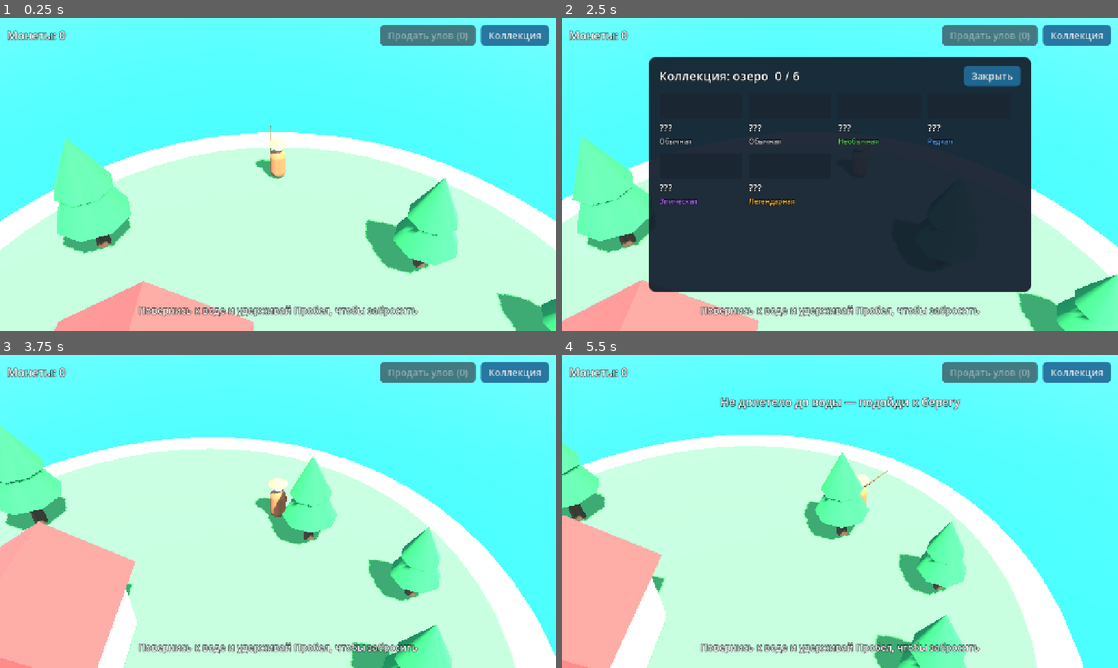
Above: before the commit, frames 1-4 (two rows, left to right).
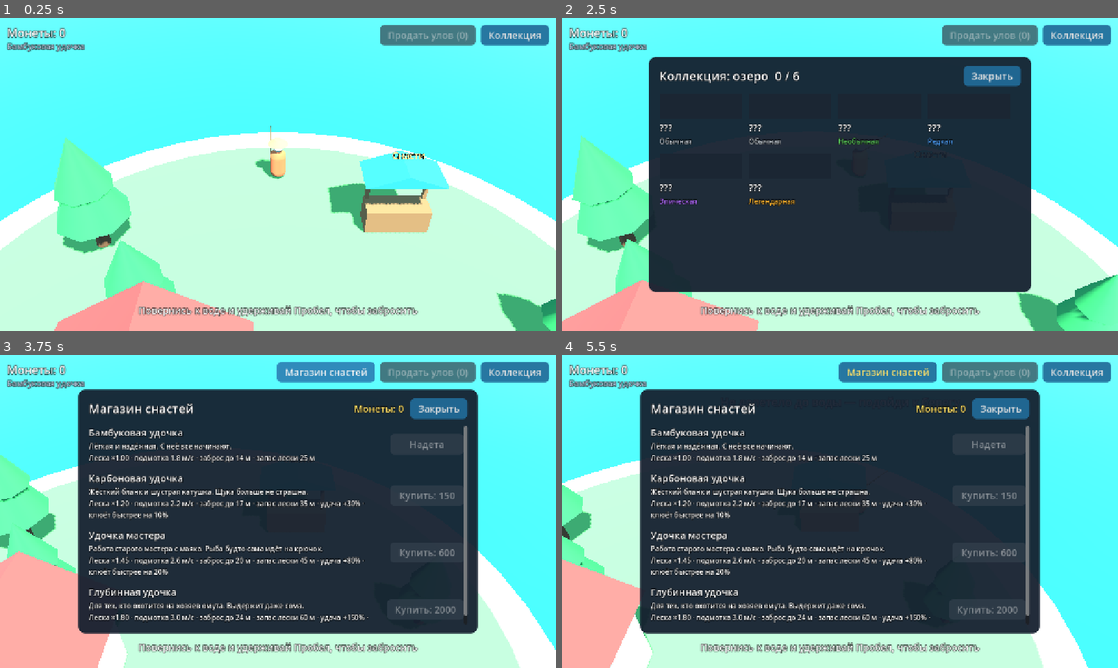
Above: after the commit, the same moments.

Repository: s-cryptor/fishing
Game: Godot game, scene res://scenes/main.tscn
The game is run twice, just before and just after one commit, with the same random seed, the same clock (stepped at 60 frames per second) and the same inputs.
Inputs (mouse positions are in pixels of both pictures, inside the frame that each line leads up to):
- Up to frame 1 (0.25 s): no input
- Up to frame 2 (2.5 s): click "Коллекция" at 0.5 s; click "Закрыть" at 1.25 s; tap Enter at 2 s; move the mouse to (962, 158) at 2.02 s; hold D (move_right) from 2.03 s (still down); hold C (toggle_collection) from 2.03 s (still down); click (962, 158) at 2.17 s; tap E (interact, bound only after the commit) at 2.3 s
- Up to frame 3 (3.75 s): move the mouse to (166, 527) at 2.77 s; release D (move_right) at 2.78 s; release C (toggle_collection) at 2.78 s; hold S (move_back) 2.78-3.5 s; tap E (interact, bound only after the commit) at 2.85 s; tap C (toggle_collection) at 3.05 s; click (328, 370) at 3.5 s, where only the run after the commit has a clickable "Магазин снастей"
- Up to frame 4 (5.5 s): click (1001, 408) at 4.25 s, where only the run after the commit has a clickable "Закрыть"; tap Space (fish_action) at 5 s; move the mouse to (895, 442) at 5.02 s; hold D (move_right) from 5.03 s (still down); hold Space (fish_action) from 5.03 s (still down); tap E (interact, bound only after the commit) at 5.3 s

The runs differ from the first frame. In frame 1, 7.9% of the frame differs, in the area x 1-99%, y 3-90%; in frame 2, 1.4%; in frame 3, 64%; in frame 4, 64%, in the area x 0-99%, y 2-100%.

Commit message:
Магазин снастей: 4 удочки, прилавок на острове, покупка и экипировка
- GearStats: id, цена, описание; GearCatalog со списком удочек
- GameState хранит купленные и надетую удочку, сохранения v2 с миграцией
- Прилавок с триггером: рядом с ним в HUD появляется кнопка магазина (и клавиша E)
- Отладка: --money, --teleport, --action

Co-Authored-By: Claude Opus 5.5 <noreply@anthropic.com>

Diff:
--- /dev/null
+++ b/data/gear/abyss_rod.tres
@@ -0,0 +1,16 @@
+[gd_resource type="Resource" script_class="GearStats" format=3]
+
+[ext_resource type="Script" path="res://scripts/data/gear_stats.gd" id="1_gear"]
+
+[resource]
+script = ExtResource("1_gear")
+id = &"abyss"
+display_name = "Глубинная удочка"
+description = "Для тех, кто охотится на хозяев омута. Выдержит даже сома."
+price = 2000
+line_strength = 1.8
+reel_speed = 3.0
+max_cast_m = 24.0
+max_line_m = 60.0
+bite_time_mult = 0.7
+luck = 1.5
--- a/data/gear/starter_rod.tres
+++ b/data/gear/bamboo_rod.tres
@@ -4,4 +4,13 @@
 
 [resource]
 script = ExtResource("1_gear")
+id = &"bamboo"
 display_name = "Бамбуковая удочка"
+description = "Лёгкая и надёжная. С неё все начинают."
+price = 0
+line_strength = 1.0
+reel_speed = 1.8
+max_cast_m = 14.0
+max_line_m = 25.0
+bite_time_mult = 1.0
+luck = 0.0
--- /dev/null
+++ b/data/gear/carbon_rod.tres
@@ -0,0 +1,16 @@
+[gd_resource type="Resource" script_class="GearStats" format=3]
+
+[ext_resource type="Script" path="res://scripts/data/gear_stats.gd" id="1_gear"]
+
+[resource]
+script = ExtResource("1_gear")
+id = &"carbon"
+display_name = "Карбоновая удочка"
+description = "Жёсткий бланк и шустрая катушка. Щука больше не страшна."
+price = 150
+line_strength = 1.2
+reel_speed = 2.2
+max_cast_m = 17.0
+max_line_m = 35.0
+bite_time_mult = 0.9
+luck = 0.3
--- /dev/null
+++ b/data/gear/master_rod.tres
@@ -0,0 +1,16 @@
+[gd_resource type="Resource" script_class="GearStats" format=3]
+
+[ext_resource type="Script" path="res://scripts/data/gear_stats.gd" id="1_gear"]
+
+[resource]
+script = ExtResource("1_gear")
+id = &"master"
+display_name = "Удочка мастера"
+description = "Работа старого мастера с маяка. Рыба будто сама идёт на крючок."
+price = 600
+line_strength = 1.45
+reel_speed = 2.6
+max_cast_m = 20.0
+max_line_m = 45.0
+bite_time_mult = 0.8
+luck = 0.8
--- /dev/null
+++ b/data/gear_catalog.tres
@@ -0,0 +1,12 @@
+[gd_resource type="Resource" script_class="GearCatalog" format=3]
+
+[ext_resource type="Script" path="res://scripts/data/gear_catalog.gd" id="1_cat"]
+[ext_resource type="Script" path="res://scripts/data/gear_stats.gd" id="1_gear"]
+[ext_resource type="Resource" path="res://data/gear/bamboo_rod.tres" id="2_bamboo"]
+[ext_resource type="Resource" path="res://data/gear/carbon_rod.tres" id="3_carbon"]
+[ext_resource type="Resource" path="res://data/gear/master_rod.tres" id="4_master"]
+[ext_resource type="Resource" path="res://data/gear/abyss_rod.tres" id="5_abyss"]
+
+[resource]
+script = ExtResource("1_cat")
+rods = Array[ExtResource("1_gear")]([ExtResource("2_bamboo"), ExtResource("3_carbon"), ExtResource("4_master"), ExtResource("5_abyss")])
--- a/project.godot
+++ b/project.godot
@@ -45,6 +45,10 @@
 "deadzone": 0.2,
 "events": [Object(InputEventKey,"device":-1,"physical_keycode":32), Object(InputEventJoypadButton,"device":-1,"button_index":0)]
 }
+interact={
+"deadzone": 0.2,
+"events": [Object(InputEventKey,"device":-1,"physical_keycode":69), Object(InputEventJoypadButton,"device":-1,"button_index":2)]
+}
 toggle_collection={
 "deadzone": 0.2,
 "events": [Object(InputEventKey,"device":-1,"physical_keycode":67)]
--- a/scenes/main.tscn
+++ b/scenes/main.tscn
@@ -8,6 +8,7 @@
 [ext_resource type="Script" path="res://scripts/fishing/fishing_line.gd" id="6_line"]
 [ext_resource type="PackedScene" path="res://scenes/ui/hud.tscn" id="7_hud"]
 [ext_resource type="Script" path="res://scripts/fishing/fishing_controller.gd" id="8_controller"]
+[ext_resource type="PackedScene" path="res://scenes/shop_stall.tscn" id="9_stall"]
 
 [sub_resource type="ProceduralSkyMaterial" id="sky_mat"]
 sky_top_color = Color(0.32, 0.58, 0.88, 1)
@@ -156,10 +157,14 @@
 transform = Transform3D(1, 0, 0, 0, 1, 0, 0, 0, 1, 0, 1.3, 0)
 shape = SubResource("house_shape")
 
+[node name="ShopStall" parent="." node_paths=PackedStringArray("hud") instance=ExtResource("9_stall")]
+transform = Transform3D(1, 0, 0, 0, 1, 0, 0, 0, 1, 4.5, 0.5, -6)
+hud = NodePath("../Hud")
+
 [node name="Trees" type="Node3D" parent="."]
 
 [node name="Tree1" parent="Trees" instance=ExtResource("3_tree")]
-transform = Transform3D(1, 0, 0, 0, 1, 0, 0, 0, 1, 5, 0.5, -4)
+transform = Transform3D(1, 0, 0, 0, 1, 0, 0, 0, 1, -4, 0.5, -1.5)
 
 [node name="Tree2" parent="Trees" instance=ExtResource("3_tree")]
 transform = Transform3D(1.2, 0, 0, 0, 1.2, 0, 0, 0, 1.2, -6.5, 0.5, -5)
--- /dev/null
+++ b/scenes/shop_stall.tscn
@@ -0,0 +1,63 @@
+[gd_scene format=3]
+
+[ext_resource type="Script" path="res://scripts/world/shop_stall.gd" id="1_stall"]
+
+[sub_resource type="SphereShape3D" id="trigger"]
+radius = 2.6
+
+[sub_resource type="StandardMaterial3D" id="wood_mat"]
+albedo_color = Color(0.62, 0.42, 0.25, 1)
+
+[sub_resource type="BoxMesh" id="counter_mesh"]
+material = SubResource("wood_mat")
+size = Vector3(2.4, 1, 1)
+
+[sub_resource type="BoxMesh" id="post_mesh"]
+material = SubResource("wood_mat")
+size = Vector3(0.15, 2.4, 0.15)
+
+[sub_resource type="StandardMaterial3D" id="awning_mat"]
+albedo_color = Color(0.2, 0.55, 0.75, 1)
+
+[sub_resource type="PrismMesh" id="awning_mesh"]
+material = SubResource("awning_mat")
+size = Vector3(2.9, 0.5, 1.6)
+
+[sub_resource type="BoxShape3D" id="counter_shape"]
+size = Vector3(2.4, 1, 1)
+
+[node name="ShopStall" type="Area3D"]
+script = ExtResource("1_stall")
+
+[node name="Trigger" type="CollisionShape3D" parent="."]
+shape = SubResource("trigger")
+
+[node name="Body" type="StaticBody3D" parent="."]
+
+[node name="Counter" type="MeshInstance3D" parent="Body"]
+transform = Transform3D(1, 0, 0, 0, 1, 0, 0, 0, 1, 0, 0.5, 0)
+mesh = SubResource("counter_mesh")
+
+[node name="PostLeft" type="MeshInstance3D" parent="Body"]
+transform = Transform3D(1, 0, 0, 0, 1, 0, 0, 0, 1, -1.1, 1.2, -0.4)
+mesh = SubResource("post_mesh")
+
+[node name="PostRight" type="MeshInstance3D" parent="Body"]
+transform = Transform3D(1, 0, 0, 0, 1, 0, 0, 0, 1, 1.1, 1.2, -0.4)
+mesh = SubResource("post_mesh")
+
+[node name="Awning" type="MeshInstance3D" parent="Body"]
+transform = Transform3D(1, 0, 0, 0, 1, 0, 0, 0, 1, 0, 2.6, -0.1)
+mesh = SubResource("awning_mesh")
+
+[node name="CollisionShape3D" type="CollisionShape3D" parent="Body"]
+transform = Transform3D(1, 0, 0, 0, 1, 0, 0, 0, 1, 0, 0.5, 0)
+shape = SubResource("counter_shape")
+
+[node name="Sign" type="Label3D" parent="."]
+transform = Transform3D(1, 0, 0, 0, 1, 0, 0, 0, 1, 0, 3.3, 0)
+billboard = 1
+modulate = Color(1, 0.9, 0.5, 1)
+text = "Снасти"
+font_size = 64
+outline_size = 12
--- a/scenes/ui/hud.tscn
+++ b/scenes/ui/hud.tscn
@@ -6,6 +6,7 @@
 [ext_resource type="Script" path="res://scripts/ui/action_button.gd" id="5_action"]
 [ext_resource type="Script" path="res://scripts/ui/catch_popup.gd" id="6_popup"]
 [ext_resource type="Script" path="res://scripts/ui/collection_panel.gd" id="7_collection"]
+[ext_resource type="Script" path="res://scripts/ui/shop_panel.gd" id="8_shop"]
 
 [node name="Hud" type="CanvasLayer"]
 script = ExtResource("1_hud")
@@ -30,26 +31,46 @@
 mouse_filter = 2
 theme_override_constants/separation = 12
 
-[node name="MoneyLabel" type="Label" parent="Root/TopBar"]
+[node name="Wallet" type="VBoxContainer" parent="Root/TopBar"]
+layout_mode = 2
+theme_override_constants/separation = 0
+
+[node name="MoneyLabel" type="Label" parent="Root/TopBar/Wallet"]
 unique_name_in_owner = true
 layout_mode = 2
 theme_override_font_sizes/font_size = 26
 text = "Монеты: 0"
 
+[node name="GearLabel" type="Label" parent="Root/TopBar/Wallet"]
+unique_name_in_owner = true
+layout_mode = 2
+theme_override_colors/font_color = Color(0.85, 0.9, 1, 0.85)
+theme_override_font_sizes/font_size = 18
+
 [node name="Spacer" type="Control" parent="Root/TopBar"]
 layout_mode = 2
 size_flags_horizontal = 3
 mouse_filter = 2
 
+[node name="ShopButton" type="Button" parent="Root/TopBar"]
+unique_name_in_owner = true
+layout_mode = 2
+size_flags_vertical = 0
+focus_mode = 0
+theme_override_colors/font_color = Color(1, 0.88, 0.4, 1)
+text = "Магазин снастей"
+
 [node name="SellButton" type="Button" parent="Root/TopBar"]
 unique_name_in_owner = true
 layout_mode = 2
+size_flags_vertical = 0
 focus_mode = 0
 text = "Продать улов (0)"
 
 [node name="CollectionButton" type="Button" parent="Root/TopBar"]
 unique_name_in_owner = true
 layout_mode = 2
+size_flags_vertical = 0
 focus_mode = 0
 text = "Коллекция"
 
@@ -271,3 +292,54 @@
 theme_override_constants/h_separation = 16
 theme_override_constants/v_separation = 16
 columns = 4
+
+[node name="ShopPanel" type="PanelContainer" parent="Root"]
+unique_name_in_owner = true
+layout_mode = 1
+anchor_left = 0.5
+anchor_top = 0.5
+anchor_right = 0.5
+anchor_bottom = 0.5
+offset_left = -460.0
+offset_top = -280.0
+offset_right = 460.0
+offset_bottom = 280.0
+grow_horizontal = 2
+grow_vertical = 2
+script = ExtResource("8_shop")
+
+[node name="VBox" type="VBoxContainer" parent="Root/ShopPanel"]
+layout_mode = 2
+theme_override_constants/separation = 16
+
+[node name="Header" type="HBoxContainer" parent="Root/ShopPanel/VBox"]
+layout_mode = 2
+theme_override_constants/separation = 16
+
+[node name="Title" type="Label" parent="Root/ShopPanel/VBox/Header"]
+layout_mode = 2
+size_flags_horizontal = 3
+theme_override_font_sizes/font_size = 28
+text = "Магазин снастей"
+
+[node name="ShopMoney" type="Label" parent="Root/ShopPanel/VBox/Header"]
+unique_name_in_owner = true
+layout_mode = 2
+theme_override_colors/font_color = Color(1, 0.88, 0.4, 1)
+
+[node name="ShopCloseButton" type="Button" parent="Root/ShopPanel/VBox/Header"]
+unique_name_in_owner = true
+layout_mode = 2
+focus_mode = 0
+text = "Закрыть"
+
+[node name="Scroll" type="ScrollContainer" parent="Root/ShopPanel/VBox"]
+layout_mode = 2
+size_flags_vertical = 3
+horizontal_scroll_mode = 0
+
+[node name="ShopList" type="VBoxContainer" parent="Root/ShopPanel/VBox/Scroll"]
+unique_name_in_owner = true
+layout_mode = 2
+size_flags_horizontal = 3
+theme_override_constants/separation = 20
--- a/scripts/core/game_state.gd
+++ b/scripts/core/game_state.gd
@@ -5,17 +5,24 @@
 
 signal money_changed(money: int)
 signal inventory_changed
+signal gear_changed
 
 const CATALOG: FishCatalog = preload("res://data/fish_catalog.tres")
-const STARTER_GEAR: GearStats = preload("res://data/gear/starter_rod.tres")
+const GEAR_CATALOG: GearCatalog = preload("res://data/gear_catalog.tres")
 
 var catalog: FishCatalog = CATALOG
-var gear: GearStats = STARTER_GEAR
+var gear_catalog: GearCatalog = GEAR_CATALOG
+## Надетая удочка.
+var gear: GearStats:
+	get:
+		return gear_catalog.get_rod(StringName(equipped_gear_id))
 var money := 0
 ## Пойманная, но ещё не проданная рыба: [{fish_id, weight_kg}].
 var inventory: Array[Dictionary] = []
 ## fish_id -> {count, best_kg}
 var collection: Dictionary = {}
+var owned_gear: Array[String] = []
+var equipped_gear_id := ""
 
 var _store := SaveStore.new(DebugTools.save_path if DebugTools.save_path else "user://save.json")
 
@@ -57,8 +64,38 @@
 	return total
 
 
+func owns_gear(id: StringName) -> bool:
+	return String(id) in owned_gear
+
+
+func buy_gear(rod: GearStats) -> bool:
+	if owns_gear(rod.id) or money < rod.price:
+		return false
+	money -= rod.price
+	owned_gear.append(String(rod.id))
+	equipped_gear_id = String(rod.id)
+	_save()
+	money_changed.emit(money)
+	gear_changed.emit()
+	return true
+
+
+func equip_gear(rod: GearStats) -> void:
+	if not owns_gear(rod.id) or equipped_gear_id == String(rod.id):
+		return
+	equipped_gear_id = String(rod.id)
+	_save()
+	gear_changed.emit()
+
+
 func _save() -> void:
-	_store.save_data({"money": money, "inventory": inventory, "collection": collection})
+	_store.save_data({
+		"money": money,
+		"inventory": inventory,
+		"collection": collection,
+		"owned_gear": owned_gear,
+		"equipped_gear": equipped_gear_id,
+	})
 
 
 func _load() -> void:
@@ -66,3 +103,9 @@
 	money = int(data.get("money", 0))
 	inventory.assign(data.get("inventory", []))
 	collection = data.get("collection", {})
+	# В сохранениях v1 снастей не было — выдаём стартовую удочку.
+	var starter := String(gear_catalog.rods[0].id)
+	owned_gear.assign(data.get("owned_gear", [starter]))
+	equipped_gear_id = data.get("equipped_gear", starter)
+	if gear_catalog.get_rod(StringName(equipped_gear_id)) == null:
+		equipped_gear_id = starter
--- a/scripts/core/save_store.gd
+++ b/scripts/core/save_store.gd
@@ -4,7 +4,7 @@
 ## Облачный бэкенд для синхронизации между устройствами реализует
 ## тот же load_data()/save_data().
 
-const VERSION := 1
+const VERSION := 2
 
 var path: String
 
--- /dev/null
+++ b/scripts/data/gear_catalog.gd
@@ -0,0 +1,12 @@
+class_name GearCatalog
+extends Resource
+## Удочки, которые продаются в магазине. Первая — стартовая.
+
+@export var rods: Array[GearStats] = []
+
+
+func get_rod(id: StringName) -> GearStats:
+	for rod in rods:
+		if rod.id == id:
+			return rod
+	return null
--- a/scripts/data/gear_stats.gd
+++ b/scripts/data/gear_stats.gd
@@ -2,7 +2,10 @@
 extends Resource
 ## Итоговые характеристики снаряжения (удочка + катушка + приманка).
 
+@export var id: StringName
 @export var display_name := ""
+@export_multiline var description := ""
+@export var price := 0
 ## Делитель натяжения: прочная леска держит более сильные рывки.
 @export var line_strength := 1.0
 ## Скорость подмотки, м/с.
@@ -15,3 +18,13 @@
 @export var bite_time_mult := 1.0
 ## Удача: повышает шанс редких видов.
 @export var luck := 0.0
+
+
+func stats_text() -> String:
+	var text := "Леска ×%.2f · подмотка %.1f м/с · заброс до %d м · запас лески %d м" % [
+		line_strength, reel_speed, roundi(max_cast_m), roundi(max_line_m)]
+	if luck > 0.0:
+		text += " · удача +%d%%" % roundi(luck * 100.0)
+	if bite_time_mult < 1.0:
+		text += " · клюёт быстрее на %d%%" % roundi((1.0 - bite_time_mult) * 100.0)
+	return text
--- a/scripts/debug/debug_tools.gd
+++ b/scripts/debug/debug_tools.gd
@@ -8,6 +8,9 @@
 ##   --quit-after=SEC    выйти через SEC секунд
 ##   --touch-ui          показать тач-контролы на десктопе
 ##   --save=PATH         отдельный файл сохранения (не портить свой)
+##   --money=N           выдать N монет при старте
+##   --teleport=X,Z      поставить игрока в точку острова
+##   --action=NAME@SEC   нажать input action через SEC секунд (можно несколько раз)
 
 var autoplay := false
 var touch_ui := false
@@ -20,6 +23,10 @@
 var _next_shot := 0.0
 var _shot_index := 0
 var _result_wait := 0.0
+var _money := -1
+var _teleport: Variant = null
+## [[action, time], ...] — ещё не нажатые.
+var _scheduled_actions: Array = []
 
 
 func _init() -> void:
@@ -33,15 +40,40 @@
 			"--shots": _shots_dir = value
 			"--shot-every": _shot_every = value.to_float()
 			"--quit-after": _quit_after = value.to_float()
+			"--money": _money = value.to_int()
+			"--teleport":
+				var xz := value.split_floats(",")
+				_teleport = Vector2(xz[0], xz[1])
+			"--action":
+				var action_time := value.split("@")
+				_scheduled_actions.append([StringName(action_time[0]), action_time[1].to_float()])
 	if _shots_dir:
 		DirAccess.make_dir_recursive_absolute(_shots_dir)
-	set_process(autoplay or _shots_dir != "" or _quit_after > 0.0)
+
+
+func _ready() -> void:
+	# GameState грузится после нас — применяем стартовые правки на первом кадре.
+	_apply_start_overrides.call_deferred()
+
+
+func _apply_start_overrides() -> void:
+	if _money >= 0:
+		GameState.money = _money
+		GameState.money_changed.emit(_money)
+	if _teleport != null:
+		var player := get_tree().get_first_node_in_group(&"player") as Node3D
+		if player:
+			player.global_position = Vector3(_teleport.x, player.global_position.y, _teleport.y)
 
 
 func _process(delta: float) -> void:
 	_time += delta
 	if autoplay:
 		_drive(delta)
+	for scheduled in _scheduled_actions.duplicate():
+		if _time >= scheduled[1]:
+			_scheduled_actions.erase(scheduled)
+			_tap_event(scheduled[0])
 	if _shots_dir and _time >= _next_shot:
 		_next_shot += _shot_every
 		_take_shot()
@@ -75,6 +107,15 @@
 	_set_pressed(not Input.is_action_pressed(&"fish_action"))
 
 
+## Полноценное событие (а не Input.action_press), чтобы сработал _unhandled_input.
+func _tap_event(action: StringName) -> void:
+	for pressed in [true, false]:
+		var event := InputEventAction.new()
+		event.action = action
+		event.pressed = pressed
+		Input.parse_input_event(event)
+
+
 func _set_pressed(pressed: bool) -> void:
 	if pressed:
 		Input.action_press(&"fish_action")
--- a/scripts/ui/hud.gd
+++ b/scripts/ui/hud.gd
@@ -6,6 +6,9 @@
 var _action_name := "Пробел"
 
 @onready var _money_label: Label = %MoneyLabel
+@onready var _gear_label: Label = %GearLabel
+@onready var _shop_button: Button = %ShopButton
+@onready var _shop: ShopPanel = %ShopPanel
 @onready var _sell_button: Button = %SellButton
 @onready var _hint_label: Label = %HintLabel
 @onready var _toast_label: Label = %ToastLabel
@@ -28,23 +31,39 @@
 
 	GameState.money_changed.connect(func(_m: int) -> void: _refresh_wallet())
 	GameState.inventory_changed.connect(_refresh_wallet)
+	GameState.gear_changed.connect(_refresh_gear)
 	_sell_button.pressed.connect(_on_sell_pressed)
-	%CollectionButton.pressed.connect(_collection.toggle)
+	_shop_button.pressed.connect(_open_shop)
+	%CollectionButton.pressed.connect(_toggle_collection)
 	_catch_popup.closed.connect(catch_popup_closed.emit)
 
 	_charge_bar.hide()
 	_fight_panel.hide()
 	_toast_label.modulate.a = 0.0
+	_shop_button.hide()
 	_refresh_wallet()
+	_refresh_gear()
 
 
 func _unhandled_input(event: InputEvent) -> void:
 	if event.is_action_pressed(&"toggle_collection"):
-		_collection.toggle()
+		_toggle_collection()
+	elif event.is_action_pressed(&"interact") and _shop_button.visible:
+		if _shop.visible:
+			_shop.hide()
+		else:
+			_open_shop()
 
 
 func is_modal_open() -> bool:
-	return _collection.visible or _catch_popup.visible
+	return _collection.visible or _catch_popup.visible or _shop.visible
+
+
+## Игрок подошёл к прилавку или отошёл от него.
+func set_shop_available(available: bool) -> void:
+	_shop_button.visible = available
+	if not available:
+		_shop.hide()
 
 
 ## {action} в тексте заменяется на «Пробел» или «кнопку» в зависимости от устройства.
@@ -102,6 +121,20 @@
 	_sell_button.disabled = count == 0
 
 
+func _refresh_gear() -> void:
+	_gear_label.text = GameState.gear.display_name
+
+
+func _open_shop() -> void:
+	_collection.hide()
+	_shop.open()
+
+
+func _toggle_collection() -> void:
+	_shop.hide()
+	_collection.toggle()
+
+
 func _on_sell_pressed() -> void:
 	var earned := GameState.sell_all()
 	toast("Улов продан: +%d монет" % earned)
--- /dev/null
+++ b/scripts/ui/shop_panel.gd
@@ -0,0 +1,68 @@
+class_name ShopPanel
+extends PanelContainer
+## Магазин снастей: купить или надеть удочку.
+
+@onready var _money_label: Label = %ShopMoney
+@onready var _list: VBoxContainer = %ShopList
+
+
+func _ready() -> void:
+	hide()
+	%ShopCloseButton.pressed.connect(hide)
+	GameState.money_changed.connect(func(_m: int) -> void: _refresh_if_visible())
+	GameState.gear_changed.connect(_refresh_if_visible)
+
+
+func open() -> void:
+	_rebuild()
+	show()
+
+
+func _refresh_if_visible() -> void:
+	if visible:
+		_rebuild()
+
+
+func _rebuild() -> void:
+	_money_label.text = "Монеты: %d" % GameState.money
+	for child in _list.get_children():
+		child.queue_free()
+	for rod in GameState.gear_catalog.rods:
+		_list.add_child(_make_row(rod))
+
+
+func _make_row(rod: GearStats) -> Control:
+	var row := HBoxContainer.new()
+	row.add_theme_constant_override("separation", 16)
+
+	var info := VBoxContainer.new()
+	info.size_flags_horizontal = Control.SIZE_EXPAND_FILL
+	row.add_child(info)
+
+	var title := Label.new()
+	title.text = rod.display_name
+	info.add_child(title)
+
+	for line in [rod.description, rod.stats_text()]:
+		var label := Label.new()
+		label.text = line
+		label.autowrap_mode = TextServer.AUTOWRAP_WORD_SMART
+		label.add_theme_font_size_override("font_size", 16)
+		info.add_child(label)
+
+	var button := Button.new()
+	button.focus_mode = Control.FOCUS_NONE
+	button.custom_minimum_size = Vector2(170, 0)
+	button.size_flags_vertical = Control.SIZE_SHRINK_CENTER
+	if GameState.equipped_gear_id == String(rod.id):
+		button.text = "Надета"
+		button.disabled = true
+	elif GameState.owns_gear(rod.id):
+		button.text = "Надеть"
+		button.pressed.connect(GameState.equip_gear.bind(rod))
+	else:
+		button.text = "Купить: %d" % rod.price
+		button.disabled = GameState.money < rod.price
+		button.pressed.connect(GameState.buy_gear.bind(rod))
+	row.add_child(button)
+	return row
--- a/scripts/world/player.gd
+++ b/scripts/world/player.gd
@@ -10,6 +10,10 @@
 
 @onready var _model: Node3D = $Model
 @onready var rod_tip: Marker3D = $Model/RodTip
+
+
+func _ready() -> void:
+	add_to_group(&"player")
 
 
 func _physics_process(delta: float) -> void:
--- /dev/null
+++ b/scripts/world/shop_stall.gd
@@ -0,0 +1,16 @@
+class_name ShopStall
+extends Area3D
+## Прилавок торговца снастями. Пока игрок рядом, в HUD доступен магазин.
+## Позже здесь будет NPC с диалогом.
+
+@export var hud: Hud
+
+
+func _ready() -> void:
+	body_entered.connect(_on_body_changed.bind(true))
+	body_exited.connect(_on_body_changed.bind(false))
+
+
+func _on_body_changed(body: Node3D, nearby: bool) -> void:
+	if body is Player:
+		hud.set_shop_available(nearby)
--- a/tests/test_fishing_session.gd
+++ b/tests/test_fishing_session.gd
@@ -3,7 +3,7 @@
 ## Запуск: godot --headless --path . -s res://tests/test_fishing_session.gd
 
 const CATALOG: FishCatalog = preload("res://data/fish_catalog.tres")
-const GEAR: GearStats = preload("res://data/gear/starter_rod.tres")
+const GEAR: GearStats = preload("res://data/gear/bamboo_rod.tres")
 const DT := 1.0 / 60.0
 const MAX_TIME := 180.0
 const RUNS := 100
Not shown, added: scripts/data/gear_catalog.gd.uid
Not shown, added: scripts/ui/shop_panel.gd.uid
Not shown, added: scripts/world/shop_stall.gd.uid
